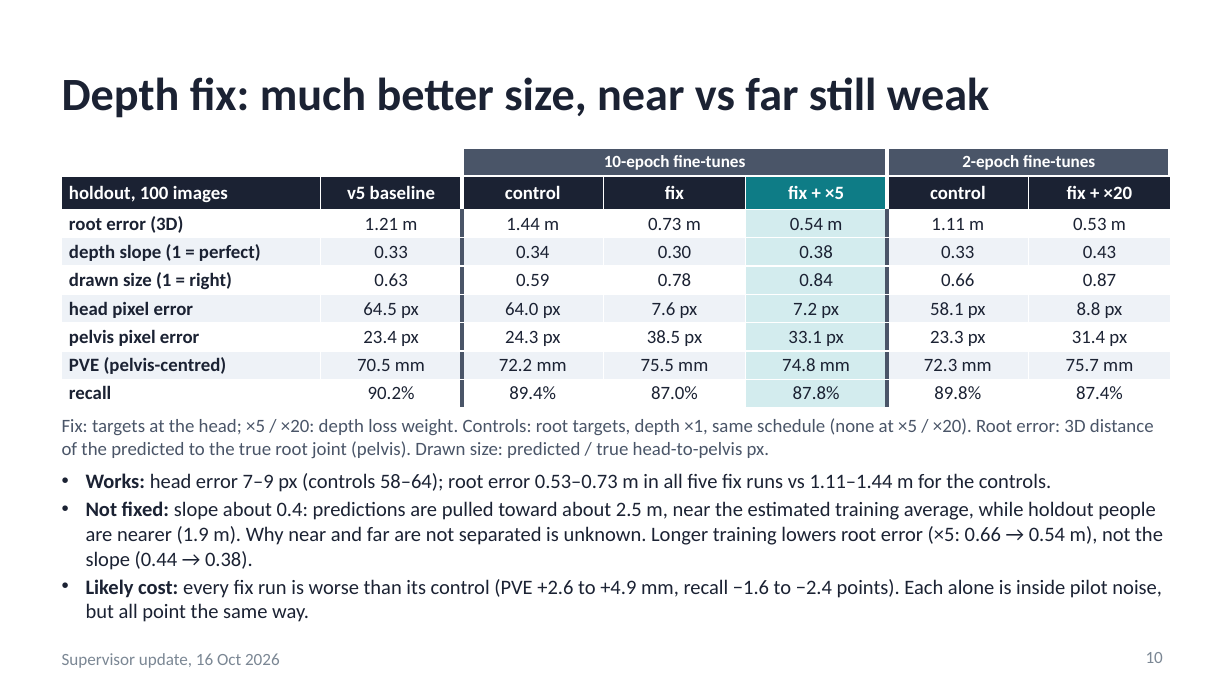
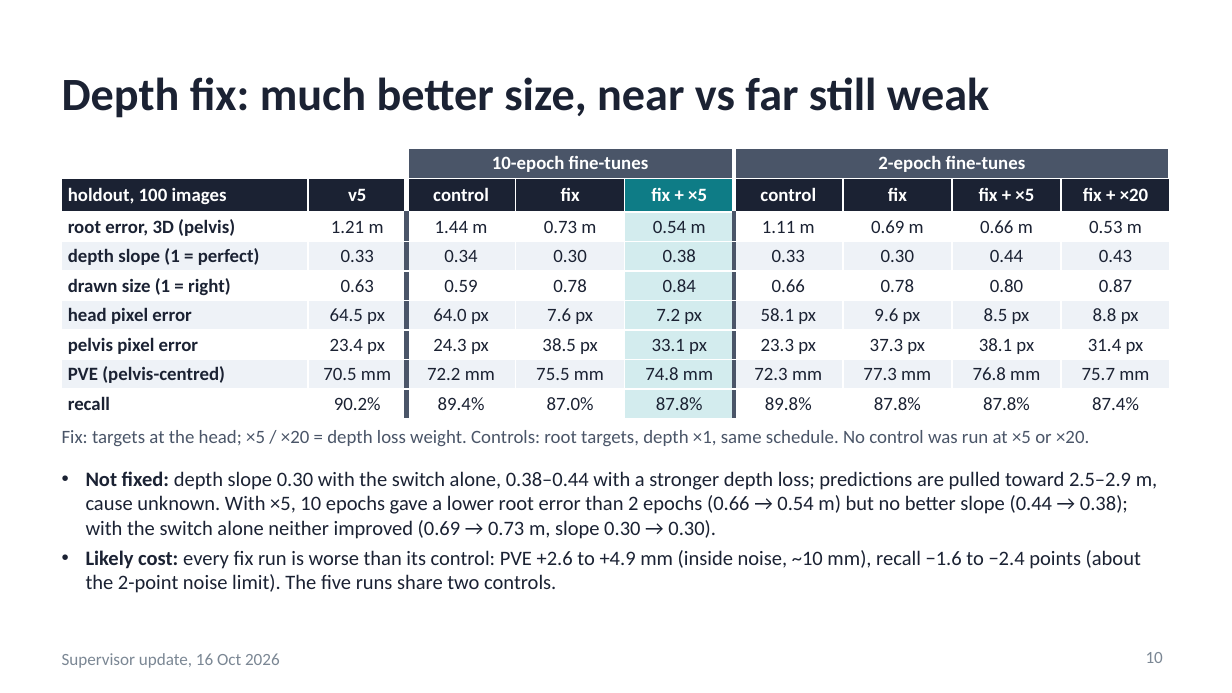
Before and after one commit to saadnajib/Multi-Person-Whole-Body-Human-Mesh-Recovery-in-a-Single-Shot-with-Annyone-dataset-and-3dpw-dataset, a slide deck: slide 10 of docs/supervisor_update_2026-10-16.pptx. Drawn at 1232x693 pixels with LibreOffice and Linux fonts; fonts in the diff are those of the drawing. Boxes give left, top, right and bottom in pixels: in the first picture for what was removed or moved away, otherwise in the second. Text is boxed around its words. In the diff, an @@ line names an element or a change of style, - is before the commit and + after.

```diff
--- a/docs/supervisor_update_2026-10-16.pptx
+++ b/docs/supervisor_update_2026-10-16.pptx
@@ table at [62, 148, 1174, 414] @@
-column 1, row 3: root error (3D)
+column 1, row 3: root error, 3D (pelvis)
-column 2, row 2: v5 baseline
+column 2, row 2: v5
+column 7:  | fix | 0.69 m | 0.30 | 0.78 | 9.6 px | 37.3 px | 77.3 mm | 87.8%
+column 8:  | fix + ×5 | 0.66 m | 0.44 | 0.80 | 8.5 px | 38.1 px | 76.8 mm | 87.8%
@@ table: place and size @@
-table at [62, 148, 1170, 403]
+table at [62, 148, 1174, 414]
@@ text at [62, 430, 1089, 446]: text changed @@
-Fix: targets at the head; ×5 / ×20: depth loss weight. Controls: root targets, depth ×1, same schedule (none at ×5 / ×20). Root error: 3D distance of the predicted to the true root joint (pelvis). Drawn size: predicted / true head-to-pelvis px.
+Fix: targets at the head; ×5 / ×20 = depth loss weight. Controls: root targets, depth ×1, same schedule. No control was run at ×5 or ×20.
@@ text at [86, 471, 1157, 593]: text changed @@
-• Works: head error 7–9 px (controls 58–64); root error 0.53–0.73 m in all five fix runs vs 1.11–1.44 m for the controls.
-• Not fixed: slope about 0.4: predictions are pulled toward about 2.5 m, near the estimated training average, while holdout people are nearer (1.9 m). Why near and far are not separated is unknown. Longer training lowers root error (×5: 0.66 → 0.54 m), not the slope (0.44 → 0.38).
-• Likely cost: every fix run is worse than its control (PVE +2.6 to +4.9 mm, recall −1.6 to −2.4 points). Each alone is inside pilot noise, but all point the same way.
+• Not fixed: depth slope 0.30 with the switch alone, 0.38–0.44 with a stronger depth loss; predictions are pulled toward 2.5–2.9 m, cause unknown. With ×5, 10 epochs gave a lower root error than 2 epochs (0.66 → 0.54 m) but no better slope (0.44 → 0.38); with the switch alone neither improved (0.69 → 0.73 m, slope 0.30 → 0.30).
+• Likely cost: every fix run is worse than its control: PVE +2.6 to +4.9 mm (inside noise, ~10 mm), recall −1.6 to −2.4 points (about the 2-point noise limit). The five runs share two controls.
```
Also in this commit, not shown: 11 other slides changed, 1 other file.
